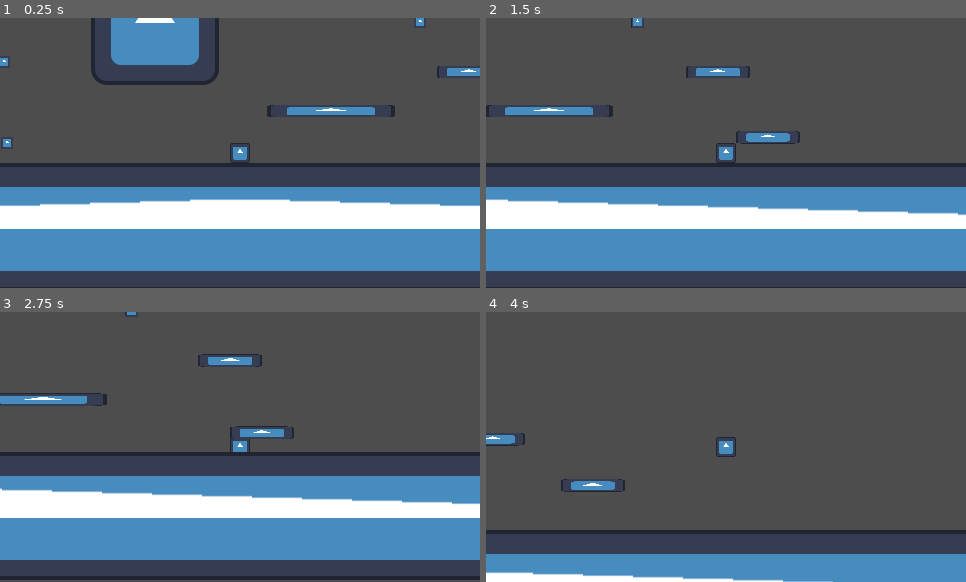
Above: before the commit, frames 1-4 (two rows, left to right).
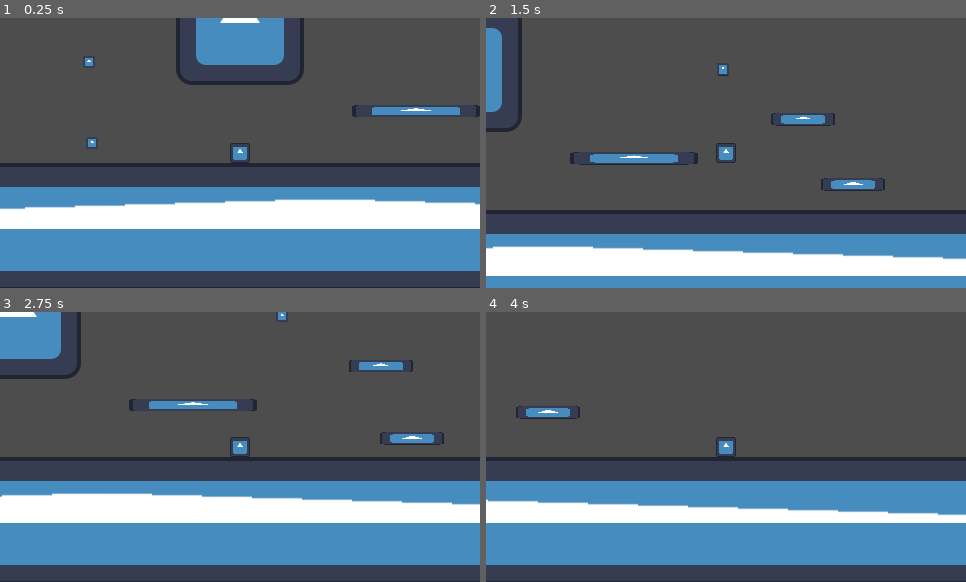
Above: after the commit, the same moments.

Repository: johnferrera29/mad_lab
Game: Godot game, scene res://scenes/main.tscn
Same seed, same stepped clock (60 frames per second), same inputs: the game is played once before the commit and once after it. The engine's default icon, where the game draws it, is replaced by a stand-in: a white triangle on a blue panel in a dark square.
Inputs (mouse positions are in pixels of both pictures, inside the frame that each line leads up to):
- Up to frame 1 (0.25 s): no input
- Up to frame 2 (1.5 s): move the mouse to (831, 139) at 0.52 s; hold D (move_right) from 0.53 s (still down); tap Shift (change_weapon_mode) at 0.6 s; tap Space (jump) at 0.77 s; move the mouse to (630, 166) at 1.27 s; tap E (change_weapon_next) at 1.35 s
- Up to frame 3 (2.75 s): tap Space (jump) at 1.52 s; move the mouse to (288, 387) at 2.02 s; release D (move_right) at 2.03 s; hold A (move_left) from 2.03 s (still down); tap Q (change_weapon_prev) at 2.1 s
- Up to frame 4 (4 s): move the mouse to (702, 501) at 2.77 s; release A (move_left) at 2.78 s; hold D (move_right) from 2.78 s (still down); click (702, 501) at 2.85 s; tap Space (jump) at 3.02, 3.77 s; move the mouse to (870, 487) at 3.52 s; tap Shift (change_weapon_mode) at 3.6 s

The runs differ from the first frame. In frame 1, 10% of the frame differs, in the area x 0-100%, y 0-71%; in frame 2, 36%, in the area x 0-100%, y 0-100%; in frame 3, 17%; in frame 4, 35%.

Commit message:
Update levels for level manager testing

Diff:
--- a/scenes/world/levels/level_01.tscn
+++ b/scenes/world/levels/level_01.tscn
@@ -1,13 +1,15 @@
-[gd_scene load_steps=23 format=3 uid="uid://dcibb2if05vl0"]
-
-[ext_resource type="PackedScene" uid="uid://dyjcg33e37son" path="res://scenes/characters/player/player.tscn" id="1_um13x"]
+[gd_scene load_steps=26 format=3 uid="uid://dcibb2if05vl0"]
+
+[ext_resource type="Script" path="res://scenes/world/levels/level.gd" id="1_v0p0j"]
+[ext_resource type="PackedScene" uid="uid://5aw78krg1h6c" path="res://scenes/entities/player_spawn_zones/start_zone/start_zone.tscn" id="1_wdwms"]
+[ext_resource type="PackedScene" uid="uid://dyjdvoppye5lh" path="res://scenes/entities/player_spawn_zones/exit_zone/exit_zone.tscn" id="2_3enw1"]
 [ext_resource type="Texture2D" uid="uid://bh35rl8ygja7m" path="res://icon.svg" id="2_7h55h"]
 [ext_resource type="Script" path="res://shared_scripts/interactable_components/scalable_component.gd" id="3_fwwlr"]
 [ext_resource type="Script" path="res://shared_scripts/interactable_components/anchor_component.gd" id="4_exj20"]
 [ext_resource type="Script" path="res://shared_scripts/interactable_components/freezable_component.gd" id="5_crtvq"]
 [ext_resource type="Script" path="res://shared_scripts/interactable_components/breakable_component.gd" id="6_c06sd"]
 [ext_resource type="PackedScene" uid="uid://61k5vopmx3em" path="res://scenes/entities/triggers/trigger_area/trigger_area.tscn" id="7_hxwuw"]
-[ext_resource type="PackedScene" uid="uid://dj31dd6rfng1l" path="res://scenes/entities/traps/trap_area/trap_area.tscn" id="8_04w2w"]
+[ext_resource type="PackedScene" uid="uid://wqoln4sangsd" path="res://scenes/entities/player_spawn_zones/respawn_zone/respawn_zone.tscn" id="9_t2mn6"]
 
 [sub_resource type="RectangleShape2D" id="RectangleShape2D_kndp6"]
 size = Vector2(126, 125)
@@ -123,6 +125,10 @@
 [sub_resource type="GDScript" id="GDScript_0tr7e"]
 script/source = "extends Node2D
 
+@onready var trigger := $TriggerArea as TriggerArea
+
+func _ready() -> void:
+	trigger.trigger_keys.append(GameManager.player)
 
 func _on_trigger_area_triggered() -> void:
 	print(\"trigger effect show hidden platform\")
@@ -133,12 +139,34 @@
 [sub_resource type="CircleShape2D" id="CircleShape2D_6nbw6"]
 radius = 15.2315
 
-[sub_resource type="CircleShape2D" id="CircleShape2D_a730w"]
+[sub_resource type="GDScript" id="GDScript_fori6"]
+script/source = "extends Node2D
+
+@onready var trigger := $TriggerArea as TriggerArea
+
+
+func _ready() -> void:
+	trigger.trigger_keys.append(GameManager.player)
+
+
+func _on_trigger_area_triggered() -> void:
+	SignalBus.player_died.emit()
+"
+
+[sub_resource type="CapsuleShape2D" id="CapsuleShape2D_ectfp"]
 
 [node name="Level01" type="Node2D"]
-
-[node name="Player" parent="." groups=["player"] instance=ExtResource("1_um13x")]
-position = Vector2(240, 181)
+script = ExtResource("1_v0p0j")
+level_id = 1
+next_level_id = 2
+
+[node name="StartZone" parent="." node_paths=PackedStringArray("level") instance=ExtResource("1_wdwms")]
+position = Vector2(155, 202)
+level = NodePath("..")
+
+[node name="ExitZone" parent="." node_paths=PackedStringArray("level") instance=ExtResource("2_3enw1")]
+position = Vector2(795, 226)
+level = NodePath("..")
 
 [node name="TemporaryGround" type="StaticBody2D" parent="."]
 position = Vector2(240, 300)
@@ -355,18 +383,24 @@
 script = SubResource("GDScript_0tr7e")
 metadata/_edit_group_ = true
 
-[node name="TriggerArea" parent="ShowPlatformTrigger" node_paths=PackedStringArray("trigger_key") instance=ExtResource("7_hxwuw")]
-trigger_key = NodePath("../../Player")
+[node name="TriggerArea" parent="ShowPlatformTrigger" instance=ExtResource("7_hxwuw")]
 one_shot = true
 
 [node name="CollisionShape2D" type="CollisionShape2D" parent="ShowPlatformTrigger/TriggerArea"]
 shape = SubResource("CircleShape2D_6nbw6")
 
-[node name="TrapArea" parent="." node_paths=PackedStringArray("targets") instance=ExtResource("8_04w2w")]
-position = Vector2(6, 175)
-targets = [NodePath("../Player")]
-
-[node name="CollisionShape2D" type="CollisionShape2D" parent="TrapArea"]
-shape = SubResource("CircleShape2D_a730w")
+[node name="KillPlayerTrap" type="Node2D" parent="."]
+position = Vector2(-64, 220)
+script = SubResource("GDScript_fori6")
+metadata/_edit_group_ = true
+
+[node name="TriggerArea" parent="KillPlayerTrap" instance=ExtResource("7_hxwuw")]
+
+[node name="CollisionShape2D" type="CollisionShape2D" parent="KillPlayerTrap/TriggerArea"]
+shape = SubResource("CapsuleShape2D_ectfp")
+
+[node name="RespawnPlatform" parent="." instance=ExtResource("9_t2mn6")]
+position = Vector2(51, 224)
 
 [connection signal="triggered" from="ShowPlatformTrigger/TriggerArea" to="ShowPlatformTrigger" method="_on_trigger_area_triggered"]
+[connection signal="triggered" from="KillPlayerTrap/TriggerArea" to="KillPlayerTrap" method="_on_trigger_area_triggered"]
--- a/scenes/world/levels/level_02.tscn
+++ b/scenes/world/levels/level_02.tscn
@@ -1,3 +1,8 @@
-[gd_scene format=3 uid="uid://divc8pdl7nkys"]
+[gd_scene load_steps=2 format=3 uid="uid://divc8pdl7nkys"]
+
+[ext_resource type="Script" path="res://scenes/world/levels/level.gd" id="1_weqxg"]
 
 [node name="Level02" type="Node2D"]
+script = ExtResource("1_weqxg")
+level_id = 2
+next_level_id = 3
